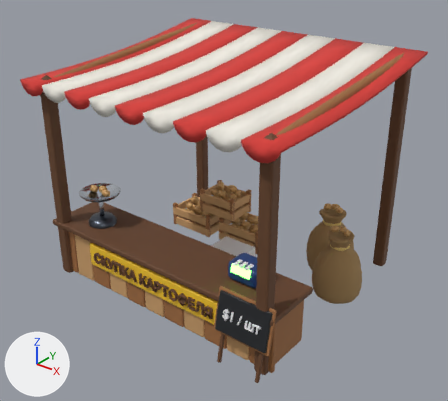
One commit to the FBX model art/export/fbx/SellStand.fbx: the scene before it, then after it.
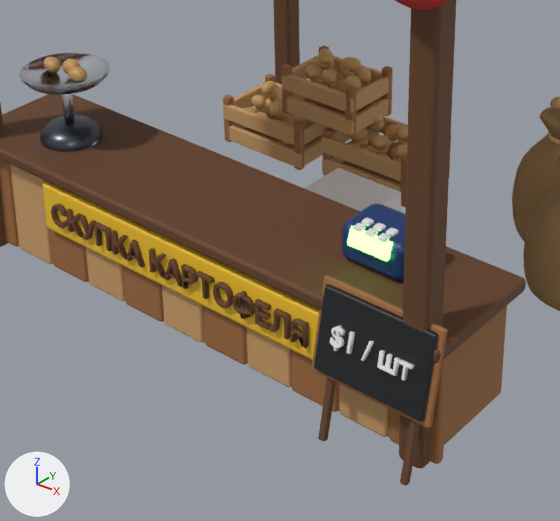
There are two pictures of each version: one whole from a 50 mm lens placed at (8.9, -11.35, 8.92), pointed at (0.16, -0.42, 2.15), one close up on the part from 16% to 73% of the width and 40% to 100% of the height. Lighting does not change. The marker at lower left points along +X, +Y and +Z. The last two pictures show the newer version. Where no turn or scale is listed for an object, it has been applied to the vertices. Vertices at exactly the same position are counted once.

Names of what the first close-up shows: 'Body__Black', 'Body__BlueDark', 'Body__Burlap', 'Body__MetalDark.001', 'Body__Potato', 'Body__White', 'Body__Wood.001', 'Body__WoodDark.001', 'Body__WoodLight.001', 'Body__Yellow', 'Origin__Pivot.002', 'ScalePan__Chrome@bob_0.03_6.28#-2.3,2.22,2.3' and 6 more.
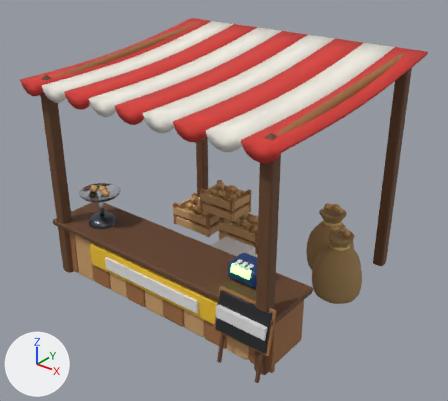
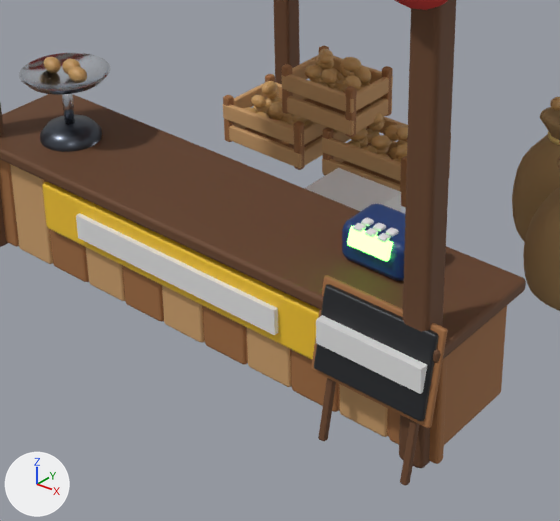
Changed parts and their boxes (x1, y1, x2, y2) in the close-ups (560 x 521 px):
'Body__WoodDark!1', added
    after: (76, 213, 278, 335)
'Body__White!2', added
    after: (316, 315, 427, 394)
part 1 of me_body__wooddark_001, deleted
    before: (51, 203, 309, 348)
part 2 of me_body__white, deleted
    before: (329, 325, 345, 351)
part 3 of me_body__white, deleted
    before: (377, 350, 400, 376)
part 4 of me_body__white, deleted
    before: (399, 359, 414, 381)
part 5 of me_body__white, deleted
    before: (361, 340, 374, 361)
part 6 of me_body__white, deleted
    before: (346, 331, 355, 354)

What changed in the scene script:
```text
Change me_body__wooddark_001:
    used by ob_body__wooddark_001; location = (0.0, -2.25, 1.42)
    remove me_body__wooddark_001.from_pydata(...)  # 2478 vertices, 2963 faces; spans x -3.45..3.45, y -0.99..5.0, z -1.44..4.28
    add me_body__wooddark_001.from_pydata(...)  # 410 vertices, 396 faces; spans x -3.45..3.45, y -0.99..5.0, z -1.44..4.28
    me_body__wooddark_001 part 1: 15 loose pieces with 2068 vertices, spanning x -1.89..1.88, y -0.78..-0.7, z -0.62..-0.31, are deleted
Change me_body__white:
    used by ob_body__white; location = (2.05, -2.25, 1.97)
    remove me_body__white.from_pydata(...)  # 640 vertices, 692 faces; spans x -0.05..1.177, y -0.909..0.05, z -0.889..0.02
    add me_body__white.from_pydata(...)  # 336 vertices, 324 faces; spans x -0.05..0.35, y -0.18..0.05, z -0.02..0.02
    me_body__white part 2: the loose piece of 192 vertices spanning x 0.236..0.382, y -0.909..-0.81, z -0.889..-0.634 is deleted
    me_body__white part 3: the loose piece of 48 vertices spanning x 0.807..1.017, y -0.902..-0.819, z -0.855..-0.677 is deleted
    me_body__white part 4: the loose piece of 32 vertices spanning x 1.033..1.177, y -0.902..-0.819, z -0.855..-0.677 is deleted
    me_body__white part 5: the loose piece of 16 vertices spanning x 0.618..0.711, y -0.902..-0.81, z -0.857..-0.634 is deleted
    me_body__white part 6: the loose piece of 16 vertices spanning x 0.444..0.483, y -0.902..-0.81, z -0.855..-0.636 is deleted
Add me_body__white_2:
    me_body__white_2.from_pydata(...)  # a box spanning x -0.616..0.616, y -0.048..0.048, z -0.137..0.137
Add me_body__wooddark_1:
    me_body__wooddark_1.from_pydata(...)  # a box spanning x -1.47..1.47, y -0.04..0.04, z -0.15..0.15
Add ob_body__white_2:
    ob_body__white_2 = bpy.data.objects.new('Body__White!2', me_body__white_2)
    ob_body__white_2.location = (2.75, -3.11, 1.21)
Add ob_body__wooddark_1:
    ob_body__wooddark_1 = bpy.data.objects.new('Body__WoodDark!1', me_body__wooddark_1)
    ob_body__wooddark_1.location = (0.02, -2.99, 0.94)
```
